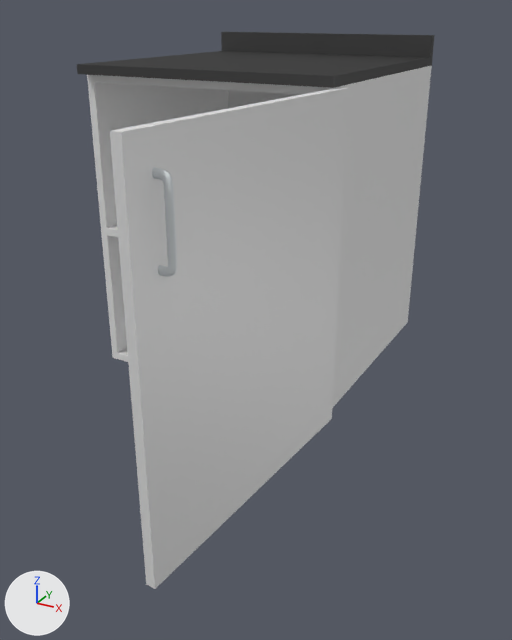
Renders of the Blender file Assets/Containers/cabinet.blend from each side of a commit.
One viewpoint serves both versions: a camera (50 mm lens) standing at (0.871, -2.107, 0.83) and looking at (0.197, -0.88, 0.217). Every picture has the same lights, and +X, +Y and +Z are marked at lower left. Both versions are drawn at frame 40 of the action 'EmptyAction'; the numbers are the values there.

Before the edit, the objects in view are built like this:
```python
me_cabinet1 = bpy.data.meshes.new('Cabinet1')
me_cabinet1.from_pydata(...)  # 24 vertices, 20 faces; spans x 0.0..0.6, y -0.59..0.0, z 0.0..0.7
me_cabinet1.materials.append(mat_cabinet_material)
me_cabinet1_door = bpy.data.meshes.new('Cabinet1_Door')
me_cabinet1_door.from_pydata(...)  # a box spanning x -0.599..0.0, y -0.018..0.0, z 0.0..0.698
me_cabinet1_door.materials.append(mat_door_material)
me_handle = bpy.data.meshes.new('Handle')
me_handle.from_pydata(...)  # 144 vertices, 128 faces; spans x -0.0722..0.0722, y -0.03..0.0, z -0.0041..0.0041
me_handle.polygons.foreach_set('use_smooth', [True] * 128)
me_handle.materials.append(mat_handle_material)  # white #dee4e7
ob_cabinet1 = bpy.data.objects.new('Cabinet1', me_cabinet1)
ob_cabinet1.location = (-0.25, -0.25, 0.0)
ob_cabinet1_door = bpy.data.objects.new('Cabinet1_Door', me_cabinet1_door)
ob_cabinet1_door.parent = ob_cabinet1
ob_cabinet1_door.location = (0.599, -0.591, 0.0)
ob_cabinet1_door.rotation_euler = (0.0, 0.0, 1.5)  # degrees (0, 0, 86)
ob_handle = bpy.data.objects.new('Handle', me_handle)
ob_handle.parent = ob_cabinet1_door
ob_handle.location = (-0.545, -0.018, 0.576)
ob_handle.rotation_euler = (0.0, 1.571, 0.0)  # degrees (0, 90, 0)
_m = ob_handle.modifiers.new('Subdivision', 'SUBSURF')
_m.levels = 2
# also in view: 'Countertop1' at (0.05, -0.56, 0.735)
```
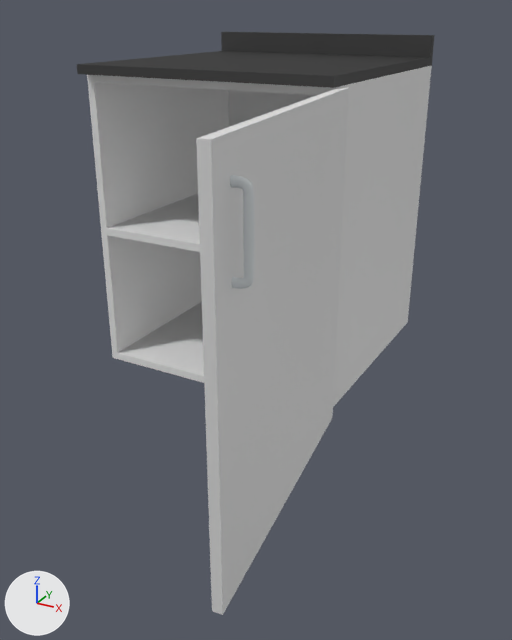
Boxes [x1, y1, x2, y2] around the edits, measured in the pictures (512 x 640 px):
```json
{"object": "Cabinet1_Door", "change": "turned", "before": [110, 87, 348, 589], "after": [196, 87, 349, 615]}
{"object": "Handle", "change": "turned", "before": [152, 167, 177, 277], "after": [230, 175, 254, 289]}
```

The change, as JSON lines over the scene's bpy script:
```json
{"op": "set", "path": "ob_cabinet1_door.rotation_euler", "old": "(0.0, 0.0, 1.5)", "new": "(0.0, 0.0, 1.7)", "note": "degrees (0, 0, 86) -> degrees (0, 0, 97)"}
```
